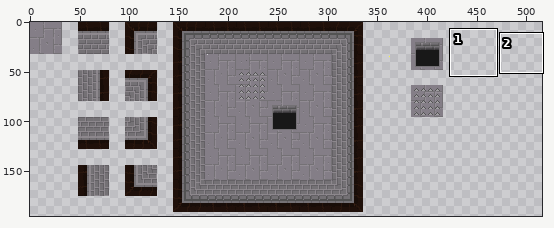
Pixel-art file: core/assets/map/aseprite/stone-level.aseprite. Above, an overview of the earlier version with the close-up marked.
Close-up. The starting point:
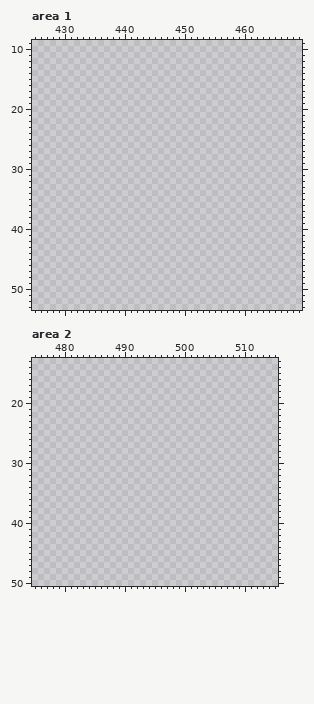
1024x1024 pixels, 1 frame. Colours within 5 levels of each other are drawn and written as one. Shown: area 1: x 425..469, y 9..53; area 2: x 475..515, y 13..50. The wide view leaves out empty margins. The commit also changed other parts of the picture, which this record leaves out.
The result:
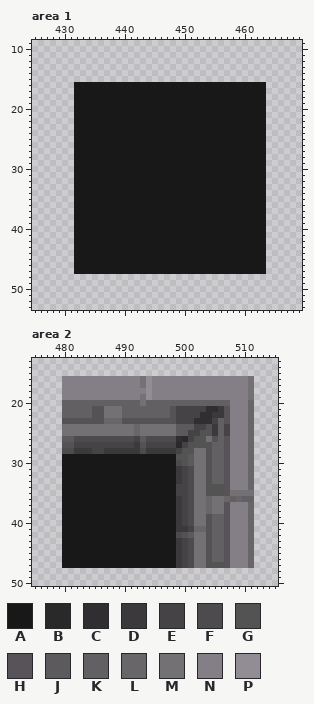
Palette (. is transparent): A #181818  B #2a292a  C #302e31  D #3b393c  E #454346  F #4d4b4e  G #535353  H #575359  J #5d5a5d  K #636064  L #69666a  M #747175  N #847e87  P #928c94
Changes in this commit:
Changed rows in their new state; - is an unchanged pixel.
Area 1, layer "Layer 1":
first column x 432:
16 AAAAAAAAAAAAAAAAAAAAAAAAAAAAAAAA
17 AAAAAAAAAAAAAAAAAAAAAAAAAAAAAAAA
18 AAAAAAAAAAAAAAAAAAAAAAAAAAAAAAAA
19 AAAAAAAAAAAAAAAAAAAAAAAAAAAAAAAA
20 AAAAAAAAAAAAAAAAAAAAAAAAAAAAAAAA
21 AAAAAAAAAAAAAAAAAAAAAAAAAAAAAAAA
22 AAAAAAAAAAAAAAAAAAAAAAAAAAAAAAAA
23 AAAAAAAAAAAAAAAAAAAAAAAAAAAAAAAA
24 AAAAAAAAAAAAAAAAAAAAAAAAAAAAAAAA
25 AAAAAAAAAAAAAAAAAAAAAAAAAAAAAAAA
26 AAAAAAAAAAAAAAAAAAAAAAAAAAAAAAAA
27 AAAAAAAAAAAAAAAAAAAAAAAAAAAAAAAA
28 AAAAAAAAAAAAAAAAAAAAAAAAAAAAAAAA
29 AAAAAAAAAAAAAAAAAAAAAAAAAAAAAAAA
30 AAAAAAAAAAAAAAAAAAAAAAAAAAAAAAAA
31 AAAAAAAAAAAAAAAAAAAAAAAAAAAAAAAA
32 AAAAAAAAAAAAAAAAAAAAAAAAAAAAAAAA
33 AAAAAAAAAAAAAAAAAAAAAAAAAAAAAAAA
34 AAAAAAAAAAAAAAAAAAAAAAAAAAAAAAAA
35 AAAAAAAAAAAAAAAAAAAAAAAAAAAAAAAA
36 AAAAAAAAAAAAAAAAAAAAAAAAAAAAAAAA
37 AAAAAAAAAAAAAAAAAAAAAAAAAAAAAAAA
38 AAAAAAAAAAAAAAAAAAAAAAAAAAAAAAAA
39 AAAAAAAAAAAAAAAAAAAAAAAAAAAAAAAA
40 AAAAAAAAAAAAAAAAAAAAAAAAAAAAAAAA
41 AAAAAAAAAAAAAAAAAAAAAAAAAAAAAAAA
42 AAAAAAAAAAAAAAAAAAAAAAAAAAAAAAAA
43 AAAAAAAAAAAAAAAAAAAAAAAAAAAAAAAA
44 AAAAAAAAAAAAAAAAAAAAAAAAAAAAAAAA
45 AAAAAAAAAAAAAAAAAAAAAAAAAAAAAAAA
46 AAAAAAAAAAAAAAAAAAAAAAAAAAAAAAAA
47 AAAAAAAAAAAAAAAAAAAAAAAAAAAAAAAA
Area 2, layers "Schattierung", "Layer 1":
first column x 480:
16 NNNNNNNNNNNNNMPNNNNNNNNNNNNNNNNM
17 NNNNNNNNNNNNNMPNNNNNNNNNNNNNNNNM
18 NNNNNNNNNNNNNNPNNNNNNNNNNNNNNNNM
19 NNNNNNNNNNNNNMPNNNNNNNNNNNNNNNNM
20 KKKKKKKKKKKKKMKKKKKKKKKKKKKKNNNL
21 KKKKKGGMMMKKKKKKKKGEEEEECCDHNNNL
22 KKKKKGGMMMKKKKKKKKGEEEECCDDHNNNL
23 GGGGGGGLLLGGGGGGGGGEEECCCEKHNNNL
24 MMMMMMMMMMMMLMMMMMMJJJEEGDKENNNL
25 MMMMMMMMMMMMLMMMMMMJJEEGGDKENNNL
26 JJFFFFFFFFFFEJFFFFFCBEGGMGKHNNNL
27 GGEEEEEEEEEEDGEEEEEBEGGGGKKHNNNL
28 FFDDDEEDDDDDDFDDDDDEGGMMGKKHNNNL
29 AAAAAAAAAAAAAAAAAAAGGJMMGKKHNNNL
30 AAAAAAAAAAAAAAAAAAAFGJMMGKKHNNNL
31 AAAAAAAAAAAAAAAAAAADEFMMGKKHNNNL
32 AAAAAAAAAAAAAAAAAAADEFMMGKKHNNNL
33 AAAAAAAAAAAAAAAAAAADEFMMGKKHNNNL
34 AAAAAAAAAAAAAAAAAAAEEFMMGGGHNNNL
35 AAAAAAAAAAAAAAAAAAAEEFMMGGGHMMMM
36 AAAAAAAAAAAAAAAAAAADEFMMLMMLKLKK
37 AAAAAAAAAAAAAAAAAAADEFMMLMMHNNNL
38 AAAAAAAAAAAAAAAAAAADEFMMLMMHNNNL
39 AAAAAAAAAAAAAAAAAAADEFMMGKKHNNNL
40 AAAAAAAAAAAAAAAAAAADEFMMGKKHNNNL
41 AAAAAAAAAAAAAAAAAAADDELLGKKHNNNL
42 AAAAAAAAAAAAAAAAAAAFGJMMGKKHNNNL
43 AAAAAAAAAAAAAAAAAAADEFMMGKKHNNNL
44 AAAAAAAAAAAAAAAAAAADEFMMGKKHNNNL
45 AAAAAAAAAAAAAAAAAAADEFMMGKKHNNNL
46 AAAAAAAAAAAAAAAAAAADEFMMGKKHNNNL
47 AAAAAAAAAAAAAAAAAAADEFMMGGGHNNNL
